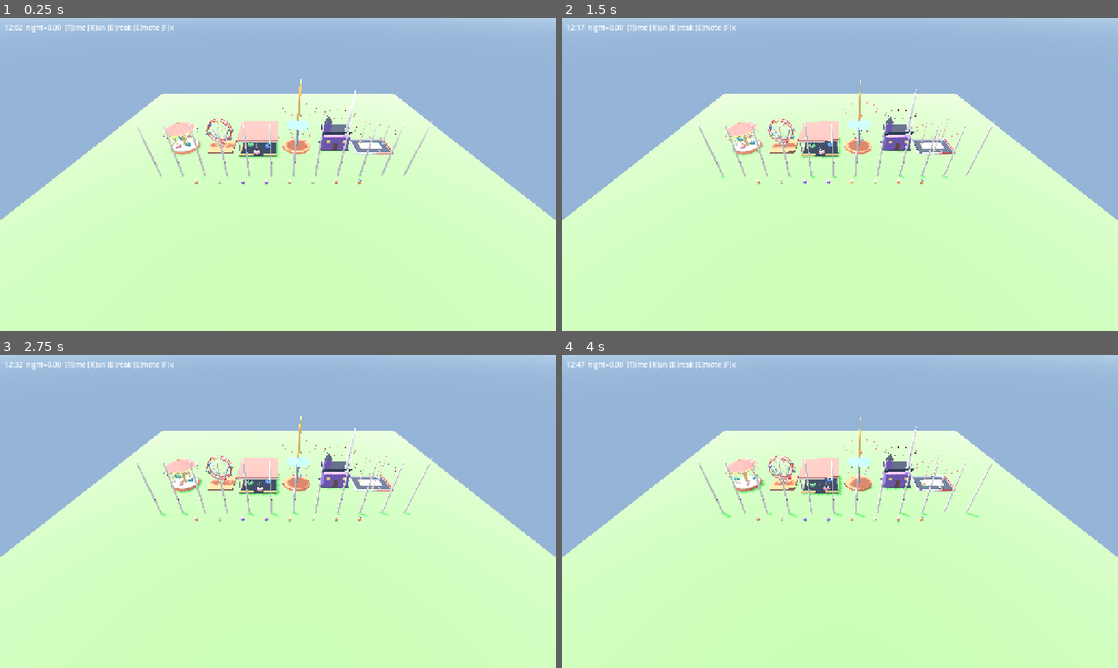
Above: before the commit, frames 1-4 (two rows, left to right).
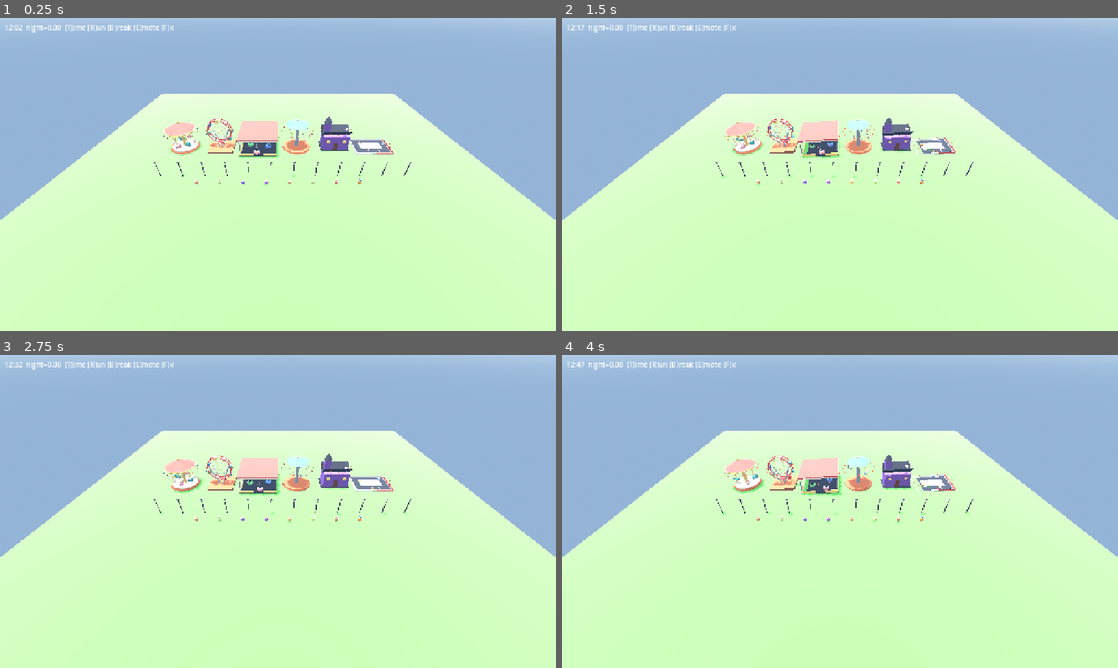
Above: after the commit, the same moments.

Repository: KennethJakobsen/Concept-world
Game: Godot game, scene res://scenes/rendering/day_night_demo.tscn
The game is run twice, just before and just after one commit, with the same random seed, the same clock (stepped at 60 frames per second) and the same inputs. This scene is started directly instead of the project's main scene.
Inputs (mouse positions are in pixels of both pictures, inside the frame that each line leads up to):
- Up to frame 1 (0.25 s): no input
- Up to frame 2 (1.5 s): tap Enter at 0.5 s; move the mouse to (962, 158) at 0.52 s; hold Up 0.53-1.25 s; tap B at 0.6 s; click (962, 158) at 0.67 s; tap Space at 0.77 s; drag from (728, 190) to (812, 237) at 1.27 s
- Up to frame 3 (2.75 s): move the mouse to (333, 442) at 2.02 s; hold Up from 2.03 s (still down); tap W (cam_forward) at 2.1 s; tap B at 2.3 s
- Up to frame 4 (4 s): release Up at 2.75 s; drag from (812, 574) to (673, 464) at 2.77 s; move the mouse to (1006, 558) at 3.52 s; tap D (cam_right) at 3.6 s; tap Space at 3.77 s; tap B at 3.8 s

The runs differ from the first frame. In frame 1, 0.8% of the frame differs, in the area x 24-78%, y 19-51%; in frame 2, 1.5%; in frame 3, 0.9%; in frame 4, 1.6%, in the area x 24-78%, y 19-53%.

Commit message:
T-054, T-055: ret strakte kugle-meshes, nedbrudstilt, konfetti; blødere/sjældnere pling og varieret musik

Diff:
--- a/game/content/audio.json
+++ b/game/content/audio.json
@@ -5,7 +5,8 @@
    "bus": "SFX",
    "volume_db": -6,
    "generator": "procedural",
-   "description": "Kort traeklonk: to daempede slag (180 Hz + 120 Hz sinus med hurtig decay, 0.25 s) med lidt stoej-transient."
+   "description": "Kort traeklonk: to daempede slag (180 Hz + 120 Hz sinus med hurtig decay, 0.25 s) med lidt stoej-transient.",
+   "min_interval_s": 0.08
   },
   "demolish": {
    "bus": "SFX",
@@ -15,10 +16,10 @@
   },
   "cash": {
    "bus": "SFX",
-   "volume_db": -10,
+   "volume_db": -22,
    "generator": "procedural",
-   "description": "Kasseapparat-pling: to hurtige sinustoner 1320 Hz og 1760 Hz, 0.15 s hver, blid decay.",
-   "throttle_per_s": 4
+   "description": "Bloedt, daempet pling: en enkelt sinustone (~1047 Hz) med lav overtone og blid decay, 0.25 s. Hoejst 1 pr. 3 s, kun naer kameraet.",
+   "min_interval_s": 3.0
   },
   "breakdown": {
    "bus": "SFX",
@@ -30,20 +31,23 @@
    "bus": "SFX",
    "volume_db": -8,
    "generator": "procedural",
-   "description": "Skruenoegle-tik: 3 korte metalliske klik (2.5 kHz trekant, 40 ms) med 120 ms mellemrum."
+   "description": "Skruenoegle-tik: 3 korte metalliske klik (2.5 kHz trekant, 40 ms) med 120 ms mellemrum.",
+   "min_interval_s": 1.5
   },
   "sweep": {
    "bus": "SFX",
-   "volume_db": -14,
+   "volume_db": -18,
    "generator": "procedural",
-   "description": "Kostestrog: baandpasfiltreret stoej (2-5 kHz) med svulmende envelope, 0.3 s."
+   "description": "Kostestrog: baandpasfiltreret stoej (2-5 kHz) med svulmende envelope, 0.3 s.",
+   "min_interval_s": 2.0
   },
   "ride_start": {
    "bus": "SFX",
-   "volume_db": -10,
+   "volume_db": -14,
    "generator": "procedural",
    "description": "Glad klokke: tre stigende toner (C5-E5-G5) i trekantbolge, 0.12 s hver.",
-   "max_distance": 25
+   "max_distance": 25,
+   "min_interval_s": 4.0
   },
   "cheer": {
    "bus": "SFX",
@@ -97,16 +101,16 @@
   },
   "menu": {
    "bus": "Music",
-   "volume_db": -14,
+   "volume_db": -20,
    "generator": "procedural",
-   "description": "Loop (16 s, 90 BPM): rolig valseagtig melodi i C-dur, trekantbolge lead + bloed sinus-bas, spilledaase-stemning.",
+   "description": "Loop (~43 s, 90 BPM, 3/4): rolig spilledaase-vals i A-mol/C-dur, A-A'-B-A' sektioner, akkordprogression, melodivariation, bloed bas.",
    "loop": true
   },
   "park": {
    "bus": "Music",
-   "volume_db": -16,
+   "volume_db": -22,
    "generator": "procedural",
-   "description": "Loop (32 s, 110 BPM): munter tivoli-orgel-stemning i G-dur, firkant/trekant lead, oom-pah bas, let percussion af stoej-hits.",
+   "description": "Loop (~35 s, 110 BPM, 4/4): munter tivoli-melodi i C-dur, A-A'-B-A' sektioner med I-vi-IV-V / IV-V-iii-vi progression, oom-pah bas, let percussion.",
    "loop": true
   }
  }
--- a/game/scenes/effects/confetti.tscn
+++ b/game/scenes/effects/confetti.tscn
@@ -29,9 +29,9 @@
 emission_sphere_radius = 0.3
 direction = Vector3(0, 1, 0)
 spread = 35.0
-gravity = Vector3(0, -3.0, 0)
-initial_velocity_min = 3.0
-initial_velocity_max = 5.0
+gravity = Vector3(0, -6.0, 0)
+initial_velocity_min = 2.5
+initial_velocity_max = 3.5
 angular_velocity_min = -180.0
 angular_velocity_max = 180.0
 scale_amount_min = 0.6
--- a/game/scenes/props/entertainer.tscn
+++ b/game/scenes/props/entertainer.tscn
@@ -47,14 +47,14 @@
 [sub_resource type="SphereMesh" id="mesh4"]
 material = SubResource("m_yellow")
 radius = 0.03
-height = 6
+height = 0.06
 radial_segments = 10
 rings = 5
 
 [sub_resource type="SphereMesh" id="mesh5"]
 material = SubResource("m_red")
 radius = 0.025
-height = 6
+height = 0.05
 radial_segments = 10
 rings = 5
 
--- a/game/scenes/props/flowers.tscn
+++ b/game/scenes/props/flowers.tscn
@@ -43,7 +43,7 @@
 [sub_resource type="SphereMesh" id="mesh3"]
 material = SubResource("m_red")
 radius = 0.045
-height = 6
+height = 0.09
 radial_segments = 10
 rings = 5
 
@@ -58,7 +58,7 @@
 [sub_resource type="SphereMesh" id="mesh5"]
 material = SubResource("m_yellow")
 radius = 0.045
-height = 6
+height = 0.09
 radial_segments = 10
 rings = 5
 
@@ -73,7 +73,7 @@
 [sub_resource type="SphereMesh" id="mesh7"]
 material = SubResource("m_pink")
 radius = 0.045
-height = 6
+height = 0.09
 radial_segments = 10
 rings = 5
 
@@ -88,7 +88,7 @@
 [sub_resource type="SphereMesh" id="mesh9"]
 material = SubResource("m_purple")
 radius = 0.045
-height = 6
+height = 0.09
 radial_segments = 10
 rings = 5
 
@@ -103,7 +103,7 @@
 [sub_resource type="SphereMesh" id="mesh11"]
 material = SubResource("m_white")
 radius = 0.045
-height = 6
+height = 0.09
 radial_segments = 10
 rings = 5
 
@@ -118,7 +118,7 @@
 [sub_resource type="SphereMesh" id="mesh13"]
 material = SubResource("m_red")
 radius = 0.045
-height = 6
+height = 0.09
 radial_segments = 10
 rings = 5
 
@@ -133,7 +133,7 @@
 [sub_resource type="SphereMesh" id="mesh15"]
 material = SubResource("m_yellow")
 radius = 0.045
-height = 6
+height = 0.09
 radial_segments = 10
 rings = 5
 
@@ -148,7 +148,7 @@
 [sub_resource type="SphereMesh" id="mesh17"]
 material = SubResource("m_pink")
 radius = 0.045
-height = 6
+height = 0.09
 radial_segments = 10
 rings = 5
 
@@ -163,7 +163,7 @@
 [sub_resource type="SphereMesh" id="mesh19"]
 material = SubResource("m_purple")
 radius = 0.045
-height = 6
+height = 0.09
 radial_segments = 10
 rings = 5
 
--- a/game/scenes/props/go_karts.tscn
+++ b/game/scenes/props/go_karts.tscn
@@ -79,7 +79,7 @@
 [sub_resource type="SphereMesh" id="mesh11"]
 material = SubResource("m_skin")
 radius = 0.05
-height = 6
+height = 0.1
 radial_segments = 10
 rings = 5
 
@@ -90,7 +90,7 @@
 [sub_resource type="SphereMesh" id="mesh13"]
 material = SubResource("m_skin")
 radius = 0.05
-height = 6
+height = 0.1
 radial_segments = 10
 rings = 5
 
@@ -101,7 +101,7 @@
 [sub_resource type="SphereMesh" id="mesh15"]
 material = SubResource("m_skin")
 radius = 0.05
-height = 6
+height = 0.1
 radial_segments = 10
 rings = 5
 
--- a/game/scenes/props/haunted_house.tscn
+++ b/game/scenes/props/haunted_house.tscn
@@ -65,7 +65,7 @@
 [sub_resource type="SphereMesh" id="mesh10"]
 material = SubResource("m_white")
 radius = 0.15
-height = 8
+height = 0.3
 radial_segments = 10
 rings = 5
 
--- a/game/scenes/props/lamp.tscn
+++ b/game/scenes/props/lamp.tscn
@@ -21,7 +21,7 @@
 [sub_resource type="SphereMesh" id="mesh2"]
 material = SubResource("m_cream")
 radius = 0.08
-height = 8
+height = 0.16
 radial_segments = 10
 rings = 5
 
--- a/game/scenes/props/litter.tscn
+++ b/game/scenes/props/litter.tscn
@@ -37,7 +37,7 @@
 [sub_resource type="SphereMesh" id="mesh5"]
 material = SubResource("m_white")
 radius = 0.04
-height = 6
+height = 0.08
 radial_segments = 10
 rings = 5
 
--- a/game/scenes/props/swing_ride.tscn
+++ b/game/scenes/props/swing_ride.tscn
@@ -63,7 +63,7 @@
 [sub_resource type="SphereMesh" id="mesh4"]
 material = SubResource("m_gold")
 radius = 0.12
-height = 8
+height = 0.24
 radial_segments = 10
 rings = 5
 
--- a/game/scenes/props/tree_blossom.tscn
+++ b/game/scenes/props/tree_blossom.tscn
@@ -19,21 +19,21 @@
 [sub_resource type="SphereMesh" id="mesh2"]
 material = SubResource("m_pink")
 radius = 0.25
-height = 8
+height = 0.5
 radial_segments = 10
 rings = 5
 
 [sub_resource type="SphereMesh" id="mesh3"]
 material = SubResource("m_pink")
 radius = 0.18
-height = 8
+height = 0.36
 radial_segments = 10
 rings = 5
 
 [sub_resource type="SphereMesh" id="mesh4"]
 material = SubResource("m_pink")
 radius = 0.2
-height = 8
+height = 0.4
 radial_segments = 10
 rings = 5
 
--- a/game/scenes/props/tree_round.tscn
+++ b/game/scenes/props/tree_round.tscn
@@ -19,7 +19,7 @@
 [sub_resource type="SphereMesh" id="mesh2"]
 material = SubResource("m_green")
 radius = 0.35
-height = 8
+height = 0.7
 radial_segments = 10
 rings = 5
 
--- a/game/scripts/audio/audio_manager.gd
+++ b/game/scripts/audio/audio_manager.gd
@@ -32,6 +32,7 @@
 var _pending_music: StringName = &""
 var _ambience_id: StringName = &""
 var _music_id: StringName = &""
+var _last_play_ms: Dictionary = {}  # StringName -> int (Time.get_ticks_msec), til min_interval_s
 
 
 func _init() -> void:
@@ -88,6 +89,8 @@
 
 func play_sfx(id: StringName, pos: Vector3 = Vector3.INF) -> void:
 	if not _can_play():
+		return
+	if _throttled(id):
 		return
 	var s := _stream(id)
 	if s == null:
@@ -238,6 +241,19 @@
 	p.play()
 
 
+## T-055: katalog-felt `min_interval_s` – samme id spilles højst én gang pr. interval.
+func _throttled(id: StringName) -> bool:
+	var e: Dictionary = _catalog.get(id, {})
+	var gap_ms := int(float(e.get("min_interval_s", 0.0)) * 1000.0)
+	if gap_ms <= 0:
+		return false
+	var now := Time.get_ticks_msec()
+	if _last_play_ms.has(id) and now - int(_last_play_ms[id]) < gap_ms:
+		return true
+	_last_play_ms[id] = now
+	return false
+
+
 func _entry_db(id: StringName) -> float:
 	var e: Dictionary = _catalog.get(id, {})
 	return float(e.get("volume_db", 0.0))
--- a/game/scripts/audio/audio_synth.gd
+++ b/game/scripts/audio/audio_synth.gd
@@ -21,7 +21,7 @@
 	match id:
 		&"build": return _make(_thuds(3, 0.09, 140.0, 0.12), false)
 		&"demolish": return _make(_noise_burst(0.45, 0.6, 2), false)
-		&"cash": return _make(_seq([[1568.0, 0.06], [2093.0, 0.16]], 0.3, true), false)
+		&"cash": return _make(_soft_pling(1046.5, 0.28, 0.12), false)
 		&"breakdown": return _make(_mix(_sweep(220.0, 70.0, 0.6, 0.35), _noise_burst(0.6, 0.25, 3)), false)
 		&"repair": return _make(_thuds(4, 0.11, 900.0, 0.03), false)
 		&"sweep": return _make(_noise_burst(0.3, 0.3, 4, true), false)
@@ -34,8 +34,8 @@
 		&"close": return _make(_sweep(800.0, 400.0, 0.1, 0.2), false)
 		&"day": return _make(_ambience(4.0, false), true)
 		&"night": return _make(_ambience(4.0, true), true)
-		&"menu": return _make(_music([0, 4, 7, 12, 7, 4], 0.3, 220.0), true)
-		&"park": return _make(_music([0, 2, 4, 7, 9, 7, 4, 2], 0.22, 261.63), true)
+		&"menu": return _make(_compose(90.0, 3, 220.0, MENU_A, MENU_B, 31, false), true)
+		&"park": return _make(_compose(110.0, 4, 261.63, PARK_A, PARK_B, 47, true), true)
 	return null
 
 
@@ -158,14 +158,162 @@
 	return out
 
 
-static func _music(steps: Array, step_s: float, root: float) -> PackedFloat32Array:
-	var out := PackedFloat32Array()
-	for rep in 2:
-		for st: int in steps:
-			var f := root * pow(2.0, float(st) / 12.0)
-			var part := _mix(_tone(f, step_s, 0.18), _tone(f * 0.5, step_s, 0.1))
-			out.append_array(part)
-	return out
+## T-055: blødt, dæmpet pling (sinus + svag oktav, langsom attack, eksponentiel decay).
+static func _soft_pling(freq: float, dur: float, amp: float) -> PackedFloat32Array:
+	var n := int(dur * RATE)
+	var out := PackedFloat32Array()
+	out.resize(n)
+	for i in n:
+		var t := float(i) / RATE
+		var e := minf(1.0, t / 0.012) * exp(-t * 14.0)
+		out[i] = (sin(TAU * freq * t) + 0.15 * sin(TAU * freq * 2.0 * t)) * amp * e
+	return out
+
+
+# --- Musik (T-055) -------------------------------------------------------------
+# Akkorder angives som halvtoner over grundtonen (dur-skala-trin). Hver sektion = 8 takter.
+const MAJ: Array[int] = [0, 4, 7]
+const MIN: Array[int] = [0, 3, 7]
+## [rod (halvtoner), akkordtype]
+const PARK_A: Array = [[0, 0], [9, 1], [5, 0], [7, 0], [0, 0], [4, 1], [5, 0], [7, 0]]
+const PARK_B: Array = [[5, 0], [7, 0], [4, 1], [9, 1], [2, 1], [7, 0], [0, 0], [7, 0]]
+const MENU_A: Array = [[0, 0], [5, 0], [9, 1], [7, 0], [0, 0], [2, 1], [5, 0], [7, 0]]
+const MENU_B: Array = [[9, 1], [4, 1], [5, 0], [0, 0], [2, 1], [7, 0], [5, 0], [7, 0]]
+const SCALE: Array[int] = [0, 2, 4, 5, 7, 9, 11]
+
+
+## Sektioner A – A' – B – A'' med variation i melodien, bas og percussion.
+static func _compose(bpm: float, beats: int, root: float, prog_a: Array, prog_b: Array,
+		seed_v: int, perc: bool) -> PackedFloat32Array:
+	var rng := RandomNumberGenerator.new()
+	rng.seed = seed_v
+	var beat_s := 60.0 / bpm
+	var bar_s := beat_s * beats
+	var sections: Array = [[prog_a, 0, 0.0], [prog_a, 1, 0.0], [prog_b, 2, 0.25], [prog_a, 3, 0.0]]
+	var total := int(bar_s * 8.0 * sections.size() * RATE) + 1
+	var out := PackedFloat32Array()
+	out.resize(total)
+	# Grundmotiv (rytme + kontur) for A; varieres i A' og A''.
+	var motif: Array = _motif(rng, beats)
+	var t0 := 0.0
+	for sec: Array in sections:
+		var prog: Array = sec[0]
+		var var_lvl: int = sec[1]
+		var lift: float = sec[2]
+		var sec_motif: Array = motif if var_lvl == 0 else (_motif(rng, beats) if var_lvl == 2 else _vary(motif, rng, var_lvl))
+		for bar in 8:
+			var ch: Array = prog[bar]
+			var croot: int = ch[0]
+			var tones: Array[int] = MIN if int(ch[1]) == 1 else MAJ
+			var bt := t0 + bar * bar_s
+			# bas: oom-pah (grundtone på 1, kvint/akkord på resten)
+			for b in beats:
+				var bf := root * 0.25 * pow(2.0, float(croot + (0 if b == 0 else tones[2 if b % 2 == 1 else 1])) / 12.0)
+				_add_note(out, bt + b * beat_s, beat_s * (0.9 if b == 0 else 0.5), bf, 0.09 if b == 0 else 0.05, 1)
+			# akkord-pad (blød, lav)
+			for tn: int in tones:
+				_add_note(out, bt, bar_s * 0.95, root * 0.5 * pow(2.0, float(croot + tn) / 12.0), 0.025, 2)
+			# melodi: motiv-trin mappes til akkordtoner/skala omkring akkordens rod
+			var last_bar := bar == 7
+			for ev: Array in sec_motif[bar % sec_motif.size()]:
+				var pos: float = ev[0]
+				var dur: float = ev[1]
+				var deg: int = ev[2]
+				if last_bar and pos > 0.0:
+					continue
+				var semis := _degree_to_semis(croot, deg, tones, last_bar)
+				var f := root * pow(2.0, (float(semis) + lift * 12.0) / 12.0)
+				_add_note(out, bt + pos * beat_s, dur * beat_s * (2.0 if last_bar else 1.0), f, 0.11, 0)
+			if perc:
+				for b in beats:
+					_add_hit(out, bt + b * beat_s, 0.05 if b % 2 == 0 else 0.025, rng)
+		t0 += bar_s * 8.0
+	# blød kant i loop-sømmen
+	var edge := int(0.01 * RATE)
+	for i in edge:
+		var k := float(i) / edge
+		out[i] *= k
+		out[total - 1 - i] *= k
+	return out
+
+
+## Motiv: 4 takter à liste af [beat-position, varighed (beats), trin]. Trin: 0..4 = akkordtone-indeks/skala.
+static func _motif(rng: RandomNumberGenerator, beats: int) -> Array:
+	var rhythms: Array = [[[0.0, 1.0], [1.0, 1.0], [2.0, 1.0]], [[0.0, 1.5], [1.5, 0.5], [2.0, 1.0]],
+		[[0.0, 0.5], [0.5, 0.5], [1.0, 1.0], [2.0, 1.0]], [[0.0, 2.0], [2.0, 1.0]]]
+	if beats == 4:
+		rhythms = [[[0.0, 1.0], [1.0, 1.0], [2.0, 1.0], [3.0, 1.0]], [[0.0, 1.5], [1.5, 0.5], [2.0, 2.0]],
+			[[0.0, 0.5], [0.5, 0.5], [1.0, 1.0], [2.0, 0.5], [2.5, 0.5], [3.0, 1.0]], [[0.0, 2.0], [2.0, 1.0], [3.0, 1.0]]]
+	var m: Array = []
+	var deg := 2
+	for bar in 4:
+		var r: Array = rhythms[rng.randi_range(0, rhythms.size() - 1)]
+		var notes: Array = []
+		for ev: Array in r:
+			deg = clampi(deg + rng.randi_range(-2, 2), 0, 6)
+			notes.append([ev[0], ev[1], deg])
+		m.append(notes)
+	return m
+
+
+static func _vary(m: Array, rng: RandomNumberGenerator, lvl: int) -> Array:
+	var out: Array = []
+	for bar: Array in m:
+		var nb: Array = []
+		for ev: Array in bar:
+			var d: int = ev[2]
+			if rng.randf() < 0.35 * lvl:
+				d = clampi(d + rng.randi_range(-1, 2), 0, 6)
+			nb.append([ev[0], ev[1], d])
+		out.append(nb)
+	return out
+
+
+static func _degree_to_semis(croot: int, deg: int, tones: Array[int], final: bool) -> int:
+	if final:
+		return 12 + croot + tones[0]
+	# lige trin = akkordtone, ulige = skalatone (gennemgangstone)
+	if deg % 2 == 0:
+		return 12 + croot + tones[(deg / 2) % 3] + (12 if deg >= 6 else 0)
+	var s := 12 + croot + tones[(deg / 2) % 3]
+	for st: int in SCALE:
+		if (st - (s % 12) + 12) % 12 >= 1 and (st - (s % 12) + 12) % 12 <= 2:
+			return s + ((st - (s % 12) + 12) % 12)
+	return s + 2
+
+
+## kind: 0 = lead (trekant-agtig + let vibrato), 1 = bas (sinus), 2 = pad (sinus, langsom attack)
+static func _add_note(out: PackedFloat32Array, start: float, dur: float, freq: float, amp: float, kind: int) -> void:
+	var i0 := int(start * RATE)
+	var n := int(dur * RATE)
+	var att := 0.08 if kind == 2 else 0.01
+	for i in n:
+		var idx := i0 + i
+		if idx >= out.size():
+			return
+		var t := float(i) / RATE
+		var e := minf(1.0, t / att) * minf(1.0, (dur - t) / 0.04)
+		if kind != 2:
+			e *= exp(-t * (2.5 if kind == 0 else 4.0))
+		var s: float
+		if kind == 0:
+			var ph := TAU * freq * t + 0.02 * sin(TAU * 5.0 * t)
+			s = sin(ph) + 0.25 * sin(ph * 2.0) + 0.1 * sin(ph * 3.0)
+		else:
+			s = sin(TAU * freq * t)
+		out[idx] += s * amp * e
+
+
+static func _add_hit(out: PackedFloat32Array, start: float, amp: float, rng: RandomNumberGenerator) -> void:
+	var i0 := int(start * RATE)
+	var n := int(0.05 * RATE)
+	var prev := 0.0
+	for i in n:
+		var idx := i0 + i
+		if idx >= out.size():
+			return
+		prev = lerpf(prev, rng.randf_range(-1.0, 1.0), 0.6)
+		out[idx] += prev * amp * exp(-float(i) / RATE * 60.0)
 
 
 static func _mix(a: PackedFloat32Array, b: PackedFloat32Array) -> PackedFloat32Array:
--- a/game/scripts/bridge/park_view.gd
+++ b/game/scripts/bridge/park_view.gd
@@ -17,7 +17,7 @@
 	&"sweep_dust": preload("res://scenes/effects/sweep_dust.tscn"),
 	&"repair_sparks": preload("res://scenes/effects/repair_sparks.tscn"),
 }
-const COIN_INTERVAL: float = 0.25   ## maks. 4 coins/cash pr. sekund
+const COIN_INTERVAL: float = 2.5    ## T-055: højst én coins-effekt pr. 2,5 s
 const RIDE_SOUND_DIST: float = 25.0 ## ride_start kun hvis kameraet er tæt på
 const HAPPY_THOUGHTS: Array[String] = ["Sjovt!", "Det var godt!", "Dejligt med en pause."]
 const BUBBLE_TIME: float = 3.0
@@ -286,13 +286,15 @@
 	_coin_cd = COIN_INTERVAL
 	var pos: Vector3 = _attraction_pos(a, 1.2)
 	_fx(&"coins", pos)
-	_audio(&"sfx", &"cash", pos)
+	if _camera_near(pos):  # T-055: kun pling tæt på kameraet (AudioManager throttler yderligere)
+		_audio(&"sfx", &"cash", pos)
 
 
 func _on_litter_swept(cell: Vector2i) -> void:
 	var pos: Vector3 = cell_center(cell)
 	_fx(&"sweep_dust", pos)
-	_audio(&"sfx", &"sweep", pos)
+	if _camera_near(pos):  # T-055
+		_audio(&"sfx", &"sweep", pos)
 	var sid: int = staff_near(pos, 0.8)
 	if sid >= 0 and (_staff[sid] as Node3D).has_method("play_emote"):
 		(_staff[sid] as Node3D).call("play_emote", &"sweep")
--- a/game/scripts/rendering/ride_visual.gd
+++ b/game/scripts/rendering/ride_visual.gd
@@ -6,6 +6,7 @@
 ## (Wheel/Cab*) kontra-roteres, saa de altid haenger lodret.
 
 const ACCEL: float = 0.6  ## andel af fuld fart pr. sekund
+const BROKEN_TILT_DEG: float = 4.0  ## synlig, men ikke absurd haeldning ved nedbrud
 const BULB_COUNT: int = 12
 const BULB_COLORS: Array[Color] = [Color(1.0, 0.85, 0.4), Color(1.0, 0.45, 0.35), Color(0.5, 0.8, 1.0)]
 
@@ -54,7 +55,7 @@
 	if on:
 		_speed = 0.0
 		_apply_speed()
-	rotation.z = deg_to_rad(1.5) if on else 0.0
+	rotation.z = deg_to_rad(BROKEN_TILT_DEG) if on else 0.0
 	set_lights(lights)
 
 
--- a/game/tests/test_props.gd
+++ b/game/tests/test_props.gd
@@ -135,3 +135,50 @@
 				has_p = true
 		assert_true(has_p, id)
 		n.free()
+
+
+## T-054: Primitive meshes maa ikke vaere strakte (SphereMesh height = 8 gav "spyd").
+func _check_meshes(n: Node, id: String) -> void:
+	if n is MeshInstance3D:
+		var m: Mesh = (n as MeshInstance3D).mesh
+		if m is SphereMesh:
+			var s := m as SphereMesh
+			assert_true(s.height <= s.radius * 2.0 + 0.001, "%s/%s sphere strakt" % [id, n.name])
+		if m != null:
+			var sz := m.get_aabb().size
+			var hi := maxf(sz.x, maxf(sz.y, sz.z))
+			assert_true(hi <= 6.0, "%s/%s mesh for stor (%s)" % [id, n.name, sz])
+	for c in n.get_children():
+		_check_meshes(c, id)
+
+
+func test_no_stretched_meshes() -> void:
+	for id in PROPS:
+		var n: Node = (load("res://scenes/props/%s.tscn" % id) as PackedScene).instantiate()
+		_check_meshes(n, id)
+		n.free()
+
+
+## T-054: Efter mange frames med running/broken-skift skal transforms forblive ortonormale.
+func test_ride_transforms_stay_sane() -> void:
+	for id in RIDES:
+		var n: RideVisual = (load("res://scenes/props/%s.tscn" % id) as PackedScene).instantiate()
+		n._ready()
+		for i in 600:
+			if i % 97 == 0:
+				n.set_broken(i % 194 == 0)
+				n.set_running(i % 3 != 0)
+			n._process(0.05)
+			for s in n._spinners:
+				s._process(0.05)
+		n.set_broken(false)
+		_check_basis(n, id)
+		n.free()
+
+
+func _check_basis(n: Node, id: String) -> void:
+	if n is Node3D:
+		var sc := (n as Node3D).transform.basis.get_scale()
+		assert_true(sc.x < 3.0 and sc.y < 3.0 and sc.z < 3.0 and sc.x > 0.05, "%s/%s skala %s" % [id, n.name, sc])
+	for c in n.get_children():
+		_check_basis(c, id)
Not shown, changed: tasks/BOARD.md
Not shown, added: tasks/M4-graphics/T-054-bug-spikes.md
Not shown, added: tasks/M4-graphics/T-055-bug-audio.md
